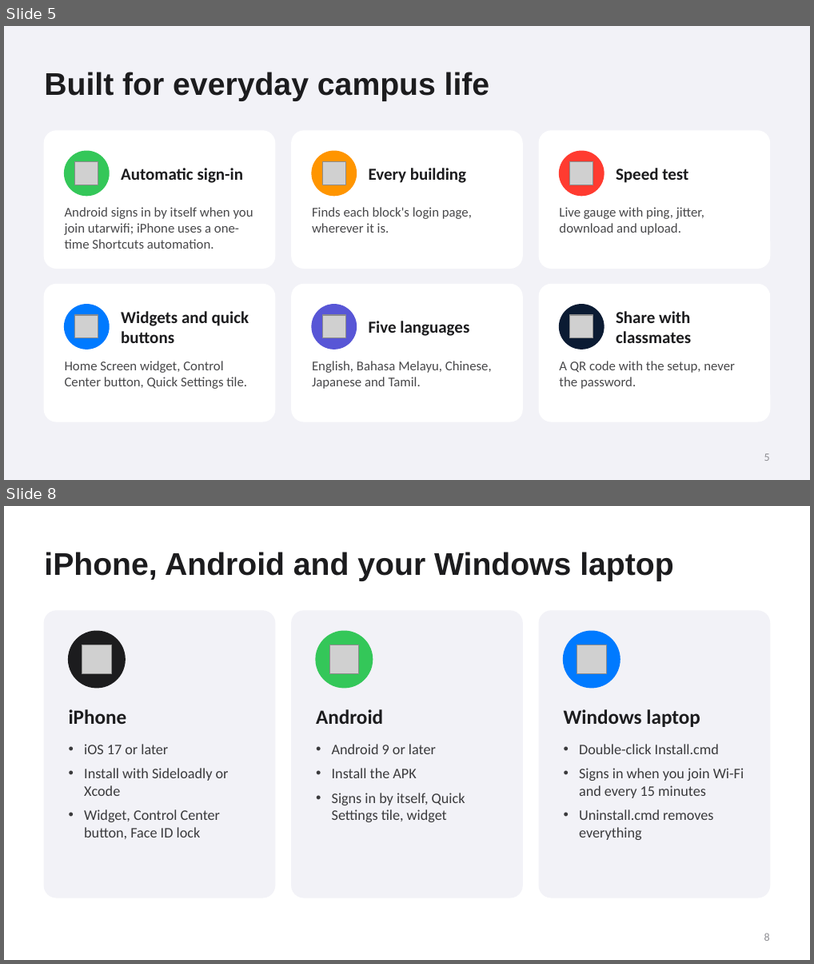
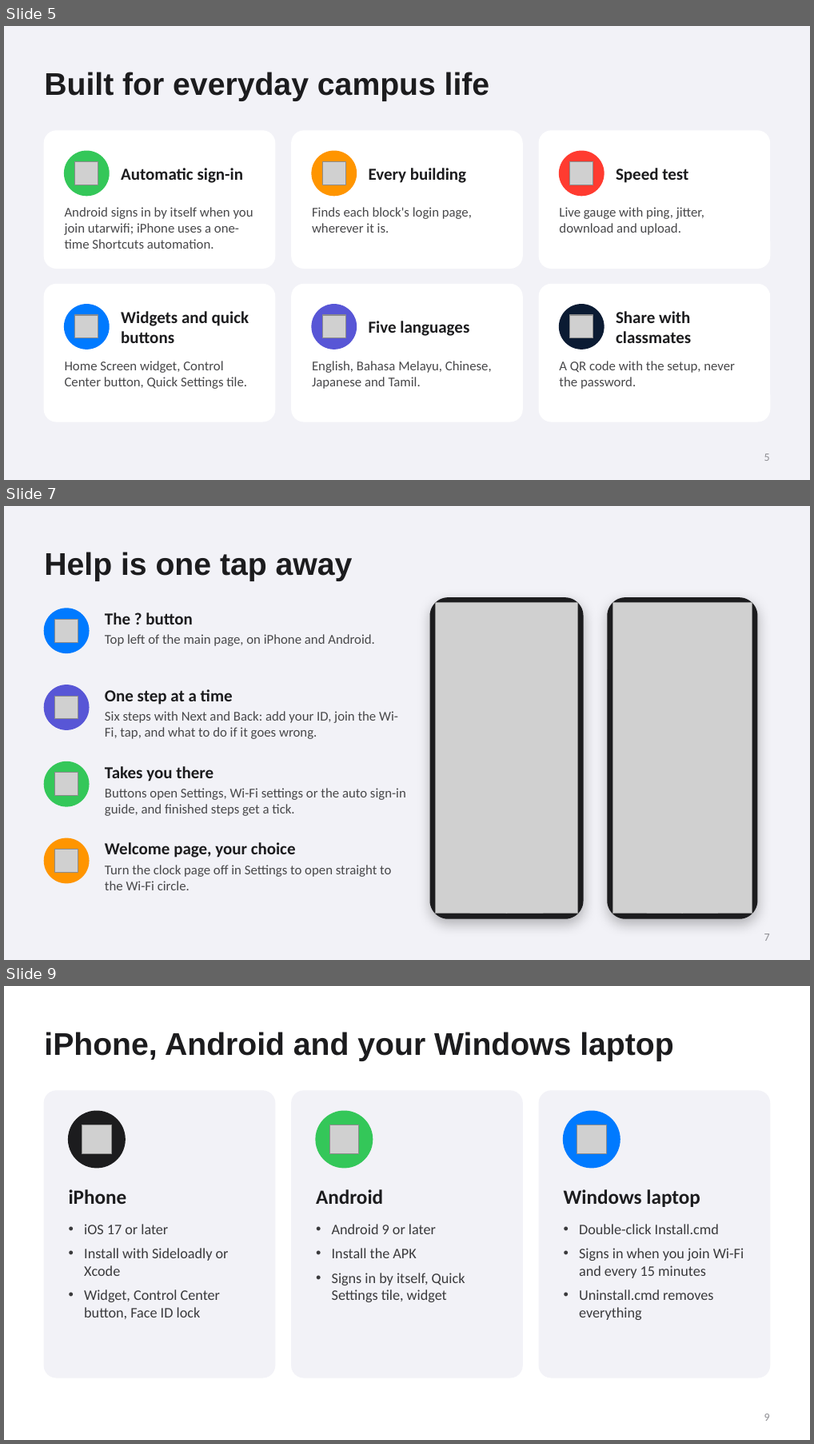
Before and after one commit to Jy2005ov0/WifiConnect, a slide deck: docs/WiFi-Connect-Introduction.pptx. Shown one above the other, each under a label of ours: slides 5 and 8 before the commit, slides 5, 7 and 9 after it; the slides between them are not shown. The pictures are 814x964 and 814x1444 pixels, drawn with LibreOffice and Linux fonts; fonts in the diff are those of the drawing; grey boxes stand for pictures. Boxes give left, top, right and bottom in pixels: in the first picture for what was removed or moved away, otherwise in the second. Text is boxed around its words. In the diff, an @@ line names an element or a change of style, - is before the commit and + after.

```diff
--- a/docs/WiFi-Connect-Introduction.pptx
+++ b/docs/WiFi-Connect-Introduction.pptx
@@ slide 7 added at bbox=[4, 506, 810, 960], background #F2F2F7 @@
@@ title added at bbox=[44, 552, 353, 581], 28 pt, text #1C1C1E, bold @@
+Help is one tap away
@@ rounded rectangle added at bbox=[430, 598, 583, 918], fill #1C1C1E, outline #1C1C1E 1 pt @@
@@ rounded rectangle added at bbox=[608, 598, 757, 918], fill #1C1C1E, outline #1C1C1E 1 pt @@
@@ ellipse added at bbox=[44, 608, 89, 652], fill #007AFF, outline #007AFF 1 pt @@
@@ picture added at bbox=[55, 619, 78, 642] @@
@@ text added at bbox=[105, 612, 193, 624], 15 pt, text #1C1C1E, bold @@
+The ? button
@@ picture added at bbox=[435, 603, 578, 913] @@
@@ picture added at bbox=[613, 603, 752, 913] @@
@@ text added at bbox=[105, 634, 375, 646], 12 pt, text #48484A @@
+Top left of the main page, on iPhone and Android.
@@ ellipse added at bbox=[44, 685, 89, 729], fill #5856D6, outline #5856D6 1 pt @@
@@ picture added at bbox=[55, 696, 78, 719] @@
@@ text added at bbox=[105, 689, 233, 704], 15 pt, text #1C1C1E, bold @@
+One step at a time
@@ text added at bbox=[105, 711, 398, 739], 12 pt, text #48484A @@
+Six steps with Next and Back: add your ID, join the Wi-Fi, tap, and what to do if it goes wrong.
@@ ellipse added at bbox=[44, 762, 89, 806], fill #34C759, outline #34C759 1 pt @@
@@ text added at bbox=[105, 766, 214, 781], 15 pt, text #1C1C1E, bold @@
+Takes you there
@@ picture added at bbox=[55, 772, 78, 796] @@
@@ text added at bbox=[105, 788, 406, 816], 12 pt, text #48484A @@
+Buttons open Settings, Wi-Fi settings or the auto sign-in guide, and finished steps get a tick.
@@ ellipse added at bbox=[44, 838, 89, 883], fill #FF9500, outline #FF9500 1 pt @@
@@ picture added at bbox=[55, 848, 78, 872] @@
@@ text added at bbox=[105, 842, 296, 857], 15 pt, text #1C1C1E, bold @@
+Welcome page, your choice
@@ text added at bbox=[105, 864, 391, 890], 12 pt, text #48484A @@
+Turn the clock page off in Settings to open straight to the Wi-Fi circle.
@@ page number added at bbox=[765, 933, 770, 940], 10 pt, text #8E8E93 @@
+7
@@ what was slide 8 is now slide 9 @@
@@ page number at bbox=[765, 1413, 770, 1420]: text changed @@
-8
+9
```
Also in this commit, not shown: 1 slide changed.
